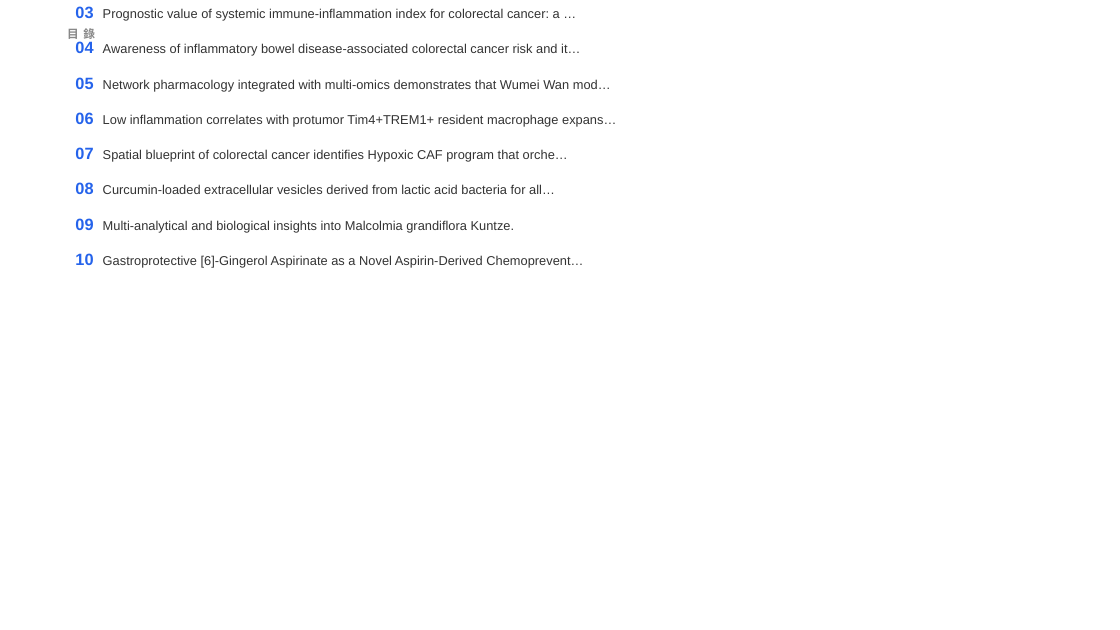
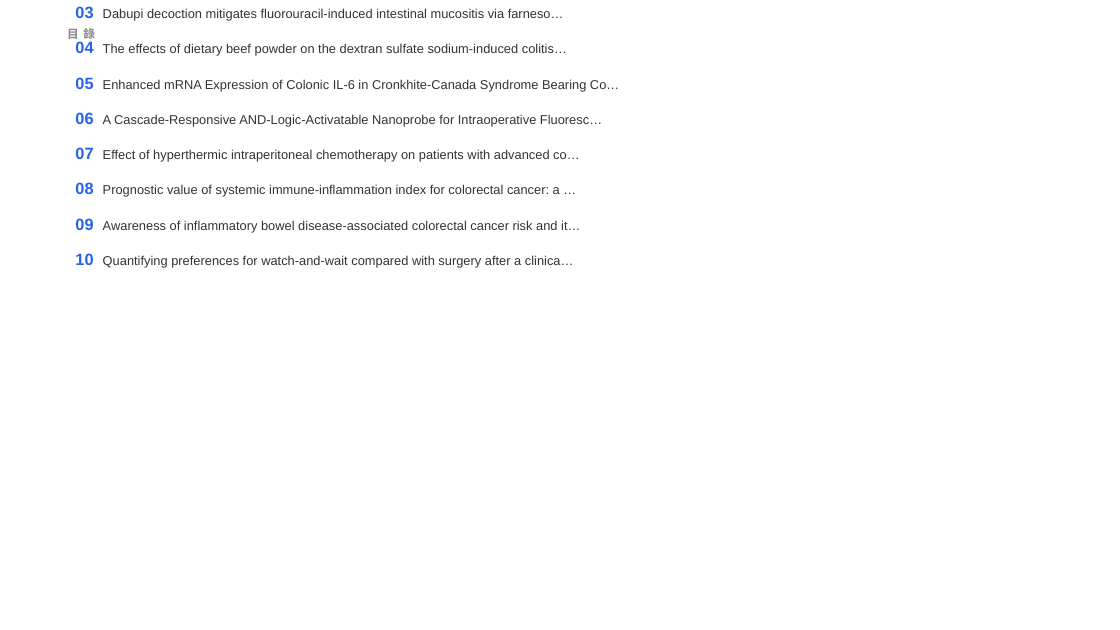
Before and after one commit to jejenhu-maker/colorectal-weekly-digest, a slide deck: slide 2 of docs/digest-zh.pptx. Drawn at 1120x630 pixels with LibreOffice and Linux fonts; fonts in the diff are those of the drawing. Boxes give left, top, right and bottom in pixels: in the first picture for what was removed or moved away, otherwise in the second. Text is boxed around its words. In the diff, an @@ line names an element or a change of style, - is before the commit and + after.

```diff
--- a/docs/digest-zh.pptx
+++ b/docs/digest-zh.pptx
@@ text at (75, 6, 619, 268): text changed @@
-02 Effect of hyperthermic intraperitoneal chemotherapy on patients with advanced co…
-03 Prognostic value of systemic immune-inflammation index for colorectal cancer: a …
-04 Awareness of inflammatory bowel disease-associated colorectal cancer risk and it…
-05 Network pharmacology integrated with multi-omics demonstrates that Wumei Wan mod…
-06 Low inflammation correlates with protumor Tim4+TREM1+ resident macrophage expans…
-07 Spatial blueprint of colorectal cancer identifies Hypoxic CAF program that orche…
-08 Curcumin-loaded extracellular vesicles derived from lactic acid bacteria for all…
-09 Multi-analytical and biological insights into Malcolmia grandiflora Kuntze.
-10 Gastroprotective [6]-Gingerol Aspirinate as a Novel Aspirin-Derived Chemoprevent…
+02 Simultaneous Establishment of Autologous Colorectal Cancer and Mesothelial Strom…
+03 Dabupi decoction mitigates fluorouracil-induced intestinal mucositis via farneso…
+04 The effects of dietary beef powder on the dextran sulfate sodium-induced colitis…
+05 Enhanced mRNA Expression of Colonic IL-6 in Cronkhite-Canada Syndrome Bearing Co…
+06 A Cascade-Responsive AND-Logic-Activatable Nanoprobe for Intraoperative Fluoresc…
+07 Effect of hyperthermic intraperitoneal chemotherapy on patients with advanced co…
+08 Prognostic value of systemic immune-inflammation index for colorectal cancer: a …
+09 Awareness of inflammatory bowel disease-associated colorectal cancer risk and it…
+10 Quantifying preferences for watch-and-wait compared with surgery after a clinica…
```
Also in this commit, not shown: 11 other slides changed, 2 slides added, 2 slides removed, 2 other files.
